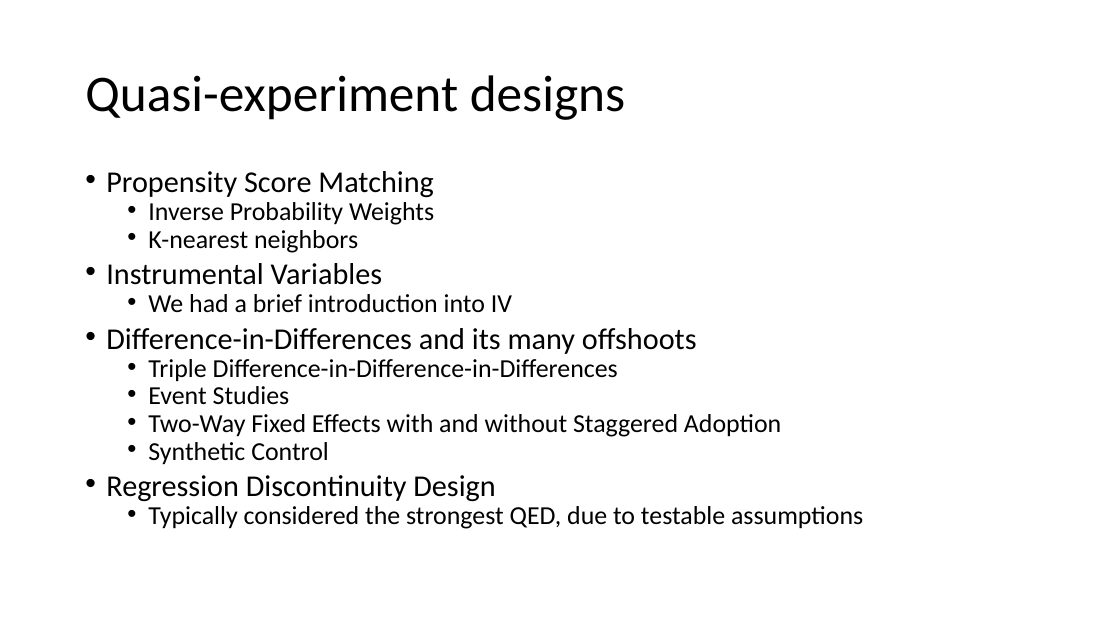
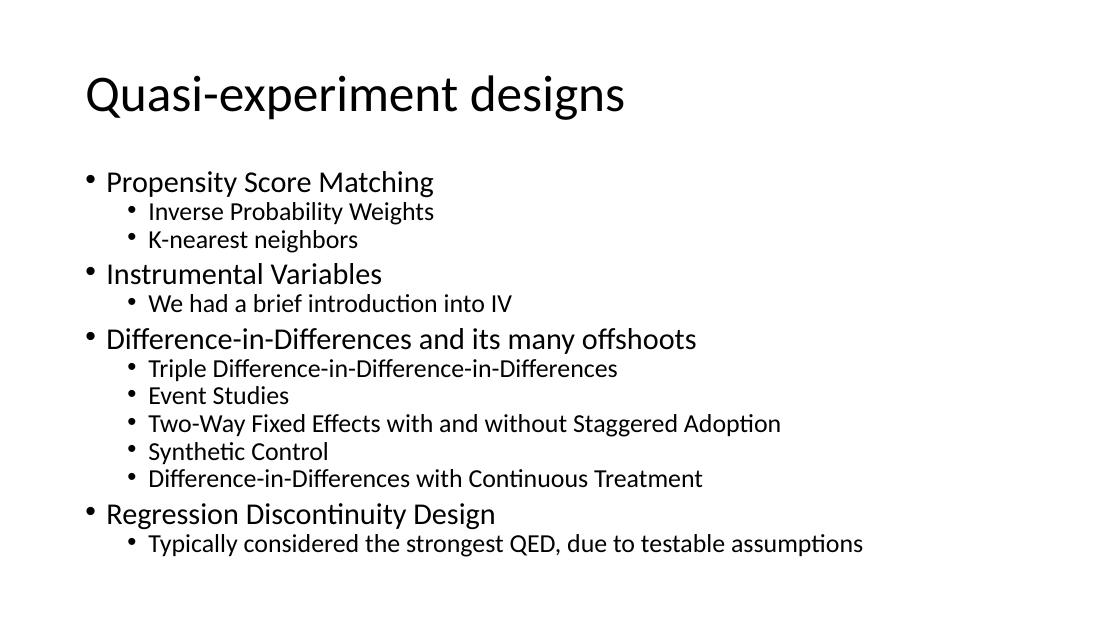
Before and after one commit to rowesamuel/Econ645, a slide deck: slide 26 of Slides/Week_5_Natural_Exp_DD.pptx (slide 28 before the commit). Drawn at 1120x630 pixels with LibreOffice and Linux fonts; fonts in the diff are those of the drawing. Boxes give left, top, right and bottom in pixels: in the first picture for what was removed or moved away, otherwise in the second. Text is boxed around its words. In the diff, an @@ line names an element or a change of style, - is before the commit and + after.

```diff
--- a/Slides/Week_5_Natural_Exp_DD.pptx
+++ b/Slides/Week_5_Natural_Exp_DD.pptx
@@ text at bbox=[148, 469, 703, 487]: paragraph added @@
+  • Difference-in-Differences with Continuous Treatment
```
Also in this commit, not shown: 8 other slides changed, 1 slide added, 3 other files.
